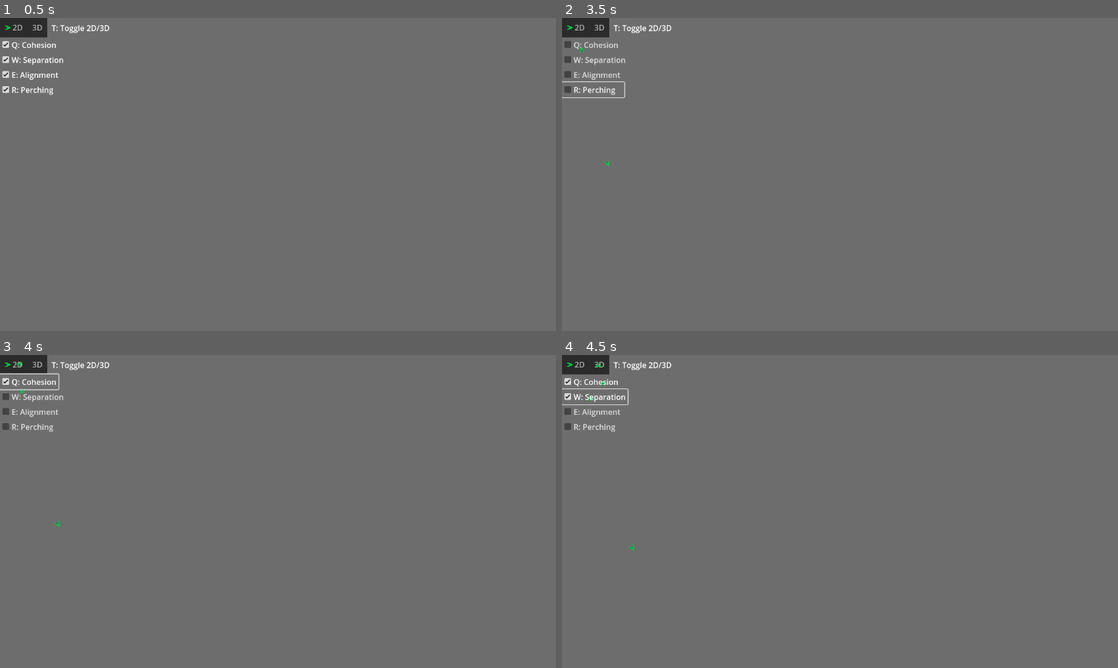
Above: before the commit, frames 1-4 (two rows, left to right).
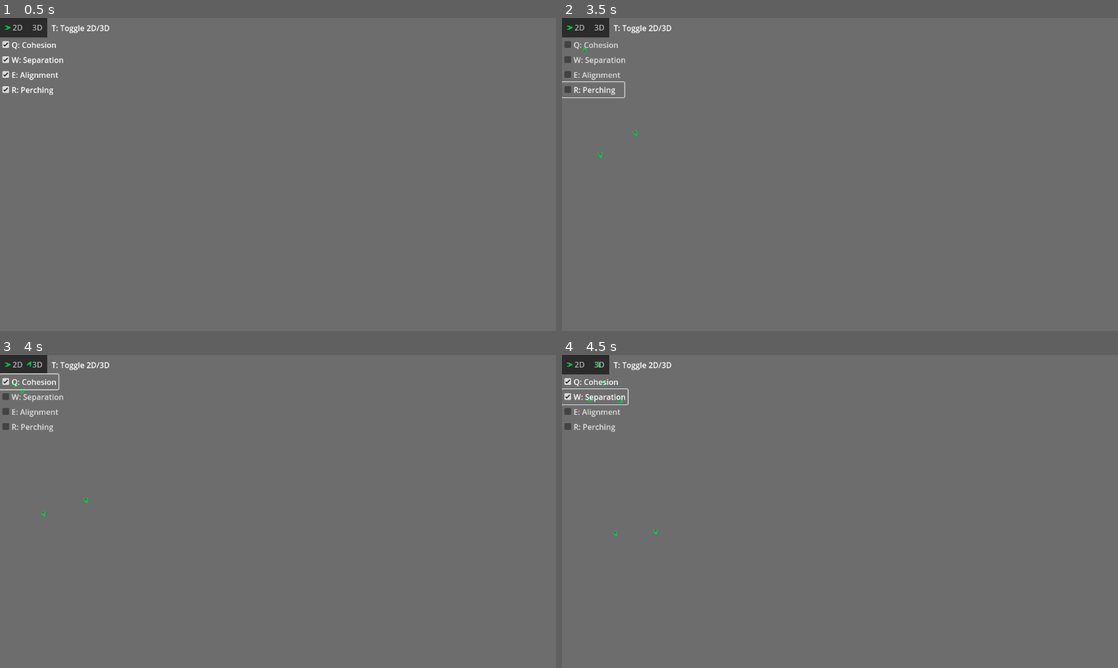
Above: after the commit, the same moments.

Repository: JarWarren/Boids
Game: Godot game, scene res://HUD.tscn
Two runs of this game, one before a commit and one after it. Both use one fixed random seed, a clock stepped at 60 frames per second and the inputs below.
Inputs:
- Up to frame 1 (0.5 s): no input
- Up to frame 2 (3.5 s): click "Q: Cohesion" at 0.5 s; click "W: Separation" at 1.25 s; click "E: Alignment" at 2 s; click "R: Perching" at 2.75 s
- Up to frame 3 (4 s): click "Q: Cohesion" at 3.5 s
- Up to frame 4 (4.5 s): click "W: Separation" at 4.25 s

Frame 1 is identical in both runs. In frame 2, less than 0.1% of the frame differs, in the area x 3-14%, y 9-48%; in frame 3, less than 0.1%; in frame 4, less than 0.1%, in the area x 4-18%, y 2-63%.

Commit message:
prevent runaway by lone boids

Diff:
--- a/2D/Boid2D.gd
+++ b/2D/Boid2D.gd
@@ -22,13 +22,6 @@
 		velocity.y = -velocity.y
 		return
 
-	# alone - moving in the same direction
-	if local_boids.size() == 0:
-		position += velocity
-		rotation = velocity.normalized().angle()
-		return
-
-
 	# out of bounds - gently redirect into the viewport
 	if position.x < 50:
 		velocity.x += BOUNDARY_REPULSION
@@ -40,6 +33,12 @@
 		velocity.y -= BOUNDARY_REPULSION
 	else:
 		recently_perched = false
+
+		# alone - moving in the same direction
+	if local_boids.size() == 0:
+		position += velocity
+		rotation = velocity.normalized().angle()
+		return
 
 	# cohesion - gravitate towards other boids
 	var cohesion = Vector2.ZERO
--- a/3D/Boid3D.gd
+++ b/3D/Boid3D.gd
@@ -25,12 +25,6 @@
 		velocity.y = -velocity.y
 		return
 
-	# alone - moving in the same direction
-	if local_boids.size() == 0:
-		position += velocity
-		# rotation = velocity.normalized().angle()
-		return
-
 
 	# out of bounds - gently redirect into the viewport
 	if position.x < -BOUNDARY_X:
@@ -48,6 +42,12 @@
 	else:
 		recently_perched = false
 
+		# alone - moving in the same direction
+	if local_boids.size() == 0:
+		position += velocity
+		# rotation = velocity.normalized().angle()
+		return
+
 	# cohesion - gravitate towards other boids
 	var cohesion = Vector3.ZERO
 	if Rules.is_cohesion_enabled:
@@ -55,13 +55,13 @@
 			cohesion += boid.position
 		cohesion /= local_boids.size()
 		cohesion -= position
-		cohesion /= 128
+		cohesion /= 64
 
 	# separation - don't collide with other boids
 	var separation = Vector3.ZERO
 	if Rules.is_separation_enabled:
 		for boid in local_boids:
-			if position.distance_to(boid.position) < 16:
+			if position.distance_to(boid.position) < 8:
 				separation -= boid.position - position
 
 	# alignment - steer to match direction with other boids
